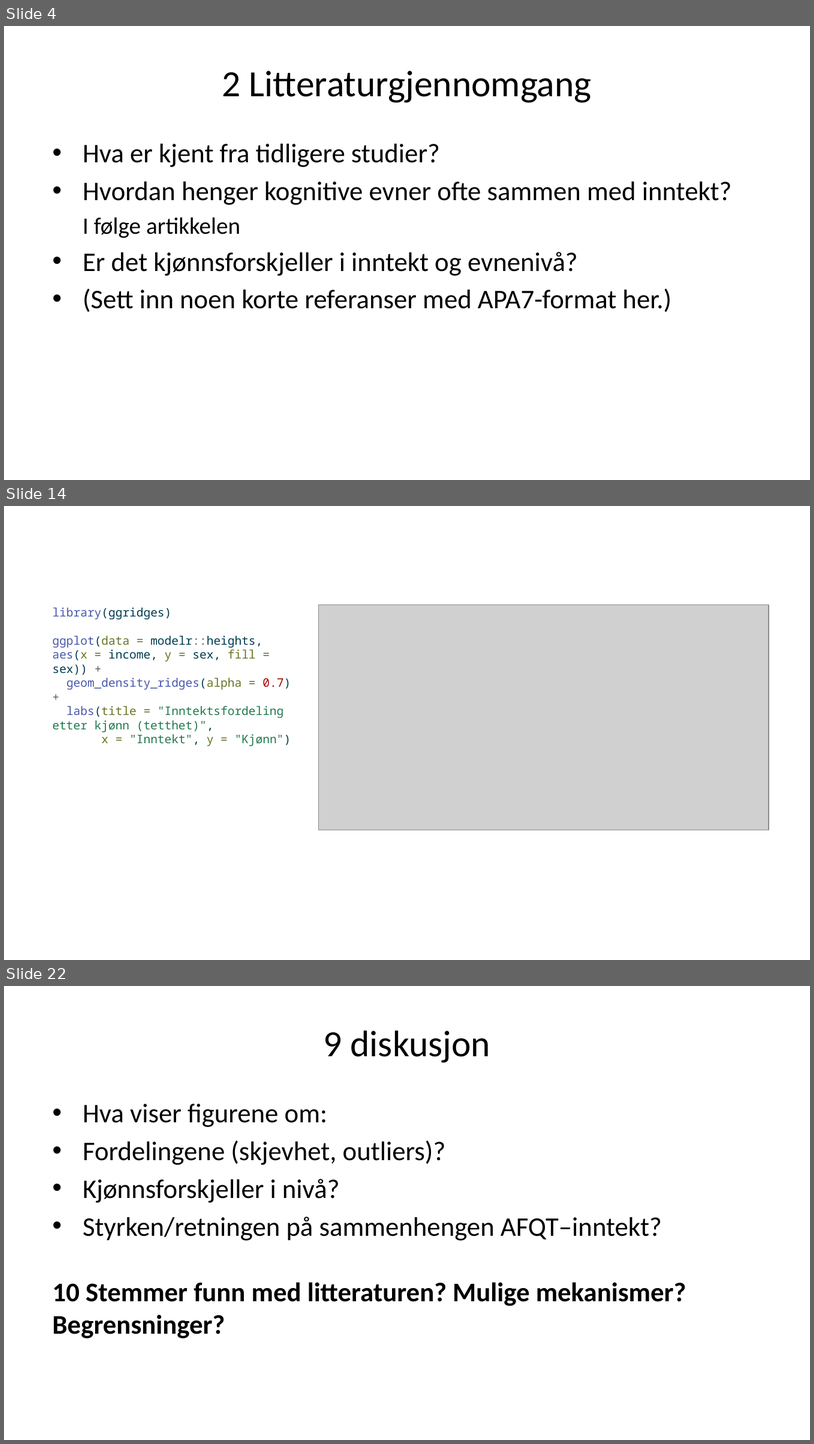
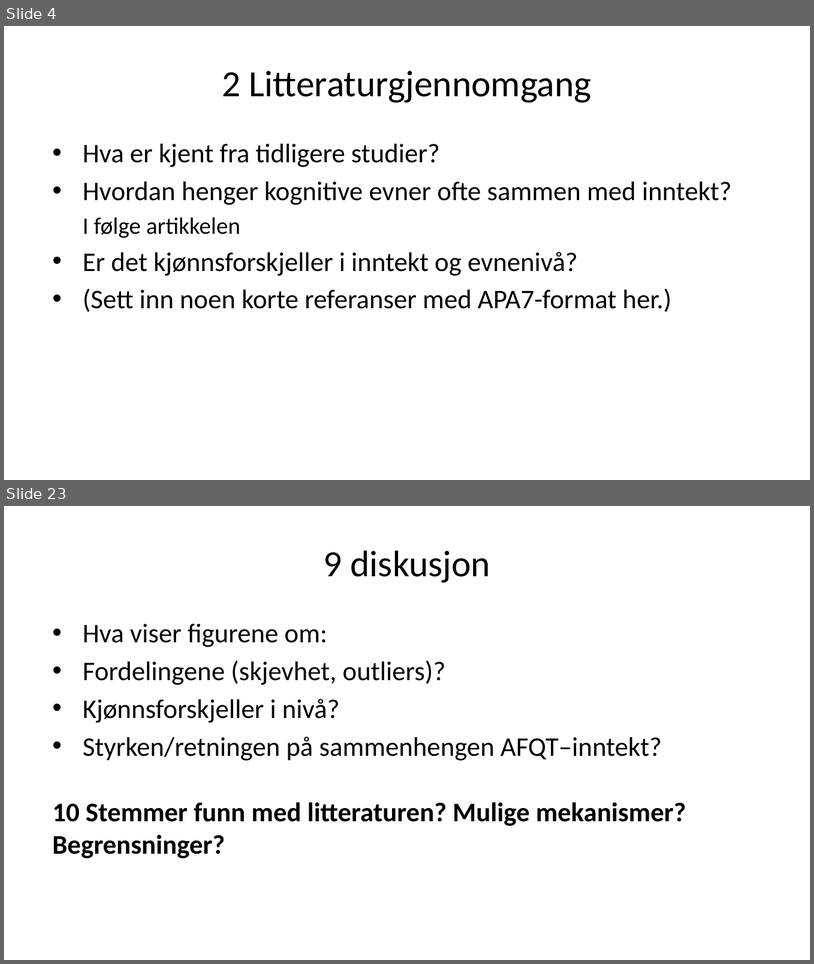
Before and after one commit to H-Vika/MSB105-Assign-2, a slide deck: MSB105 assign 2 presentasjon.pptx. Shown one above the other, each under a label of ours: slides 4, 14 and 22 before the commit, slides 4 and 23 after it; the slides between them are not shown. The pictures are 814x1444 and 814x964 pixels, drawn with LibreOffice and Linux fonts; fonts in the diff are those of the drawing; grey boxes stand for pictures. Boxes give left, top, right and bottom in pixels: in the first picture for what was removed or moved away, otherwise in the second. Text is boxed around its words. In the diff, an @@ line names an element or a change of style, - is before the commit and + after.

Commit message:
Fikset litt på den første tabellen som viser gj.snitt p alle variablene. også lagt til en tabell som skal stå sammen med grafen som viser forskjellom på inntekt og kjønn

```diff
--- a/MSB105 assign 2 presentasjon.pptx
+++ b/MSB105 assign 2 presentasjon.pptx
@@ slide 14 removed at (4, 506, 810, 960), background #FFFFFF @@
@@ text removed at (53, 607, 291, 746) @@
-library(ggridges)
-ggplot(data = modelr::heights, aes(x = income, y = sex, fill = sex)) +
-geom_density_ridges(alpha = 0.7) +
-labs(title = "Inntektsfordeling etter kjønn (tetthet)",
-x = "Inntekt", y = "Kjønn")
@@ picture removed at (318, 604, 768, 829) @@
@@ what was slide 22 is now slide 23 @@
```
Also in this commit, not shown: 4 slides changed, 15 slides added, 13 other slides removed, 2 other files.
